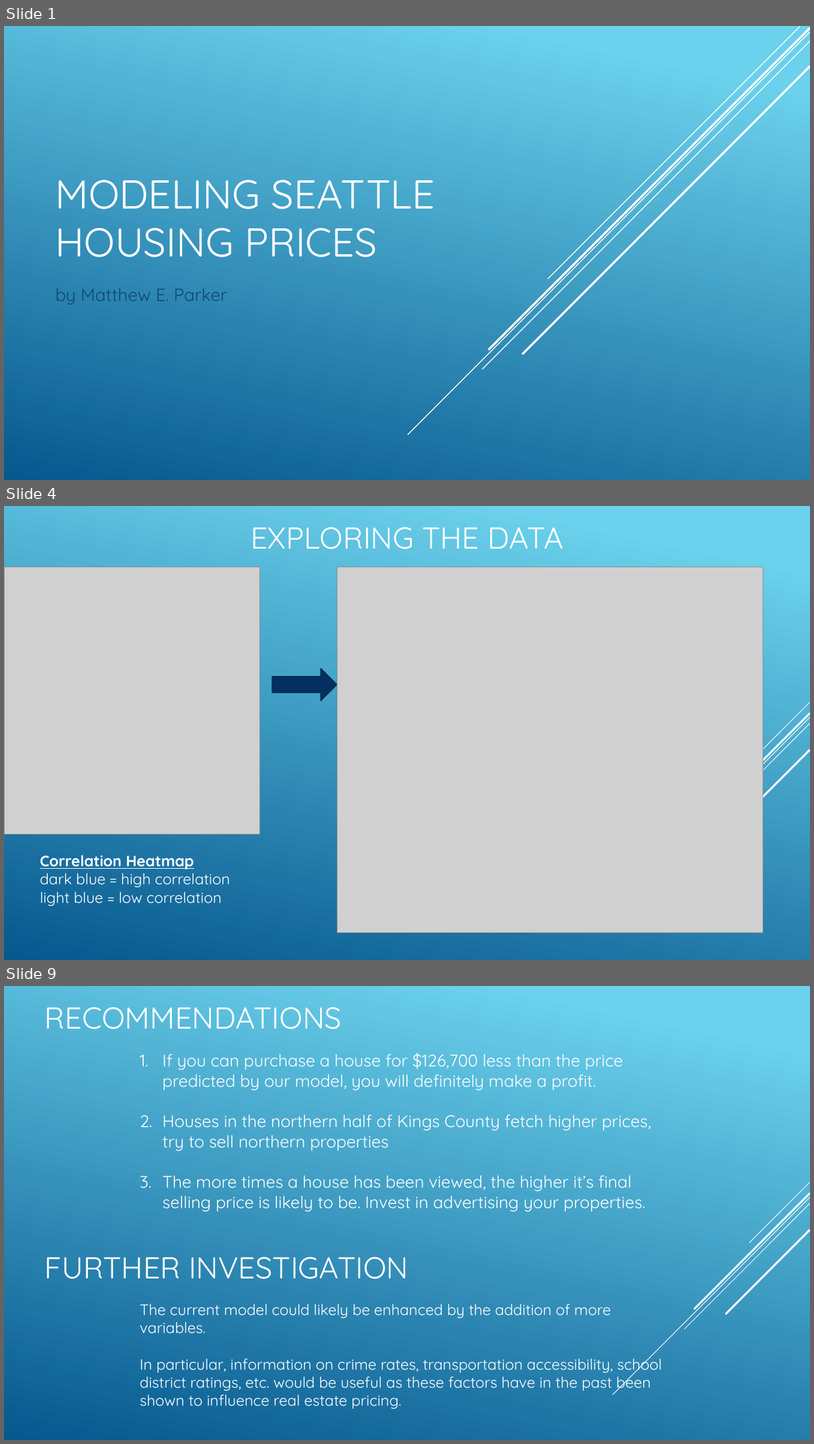
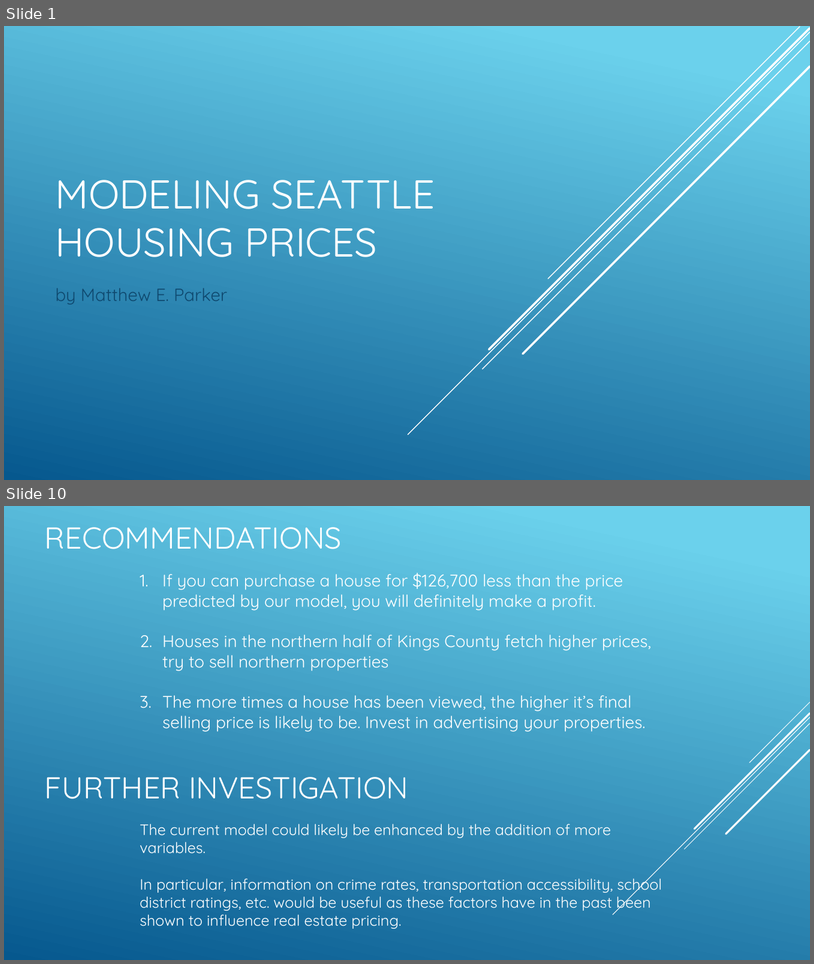
Before and after one commit to magnawhale/dsc-v2-mod1-final-project-online-ds-ft-051319, a slide deck: presentation_v02.pptx. Shown one above the other, each under a label of ours: slides 1, 4 and 9 before the commit, slides 1 and 10 after it; the slides between them are not shown. The pictures are 814x1444 and 814x964 pixels, drawn with LibreOffice and Linux fonts; fonts in the diff are those of the drawing; grey boxes stand for pictures. Boxes give left, top, right and bottom in pixels: in the first picture for what was removed or moved away, otherwise in the second. Text is boxed around its words. In the diff, an @@ line names an element or a change of style, - is before the commit and + after.

```diff
--- a/presentation_v02.pptx
+++ b/presentation_v02.pptx
@@ slide 4 removed at (4, 506, 810, 960), background gradient #6ED2EB to #06588E; not listed: 5 template elements that a slide beside it also shows @@
@@ title removed at (251, 527, 564, 549) @@
-EXPLORING THE DATA
@@ picture removed at (4, 567, 260, 834) @@
@@ picture removed at (338, 567, 764, 933) @@
@@ right arrow removed at (273, 669, 338, 701) @@
@@ text removed at (40, 855, 230, 906) @@
-Correlation Heatmap
-dark blue = high correlation
-light blue = low correlation
@@ what was slide 9 is now slide 10 @@
```
Also in this commit, not shown: 5 slides changed, 3 slides added, 1 other slide removed, 1 other file.
